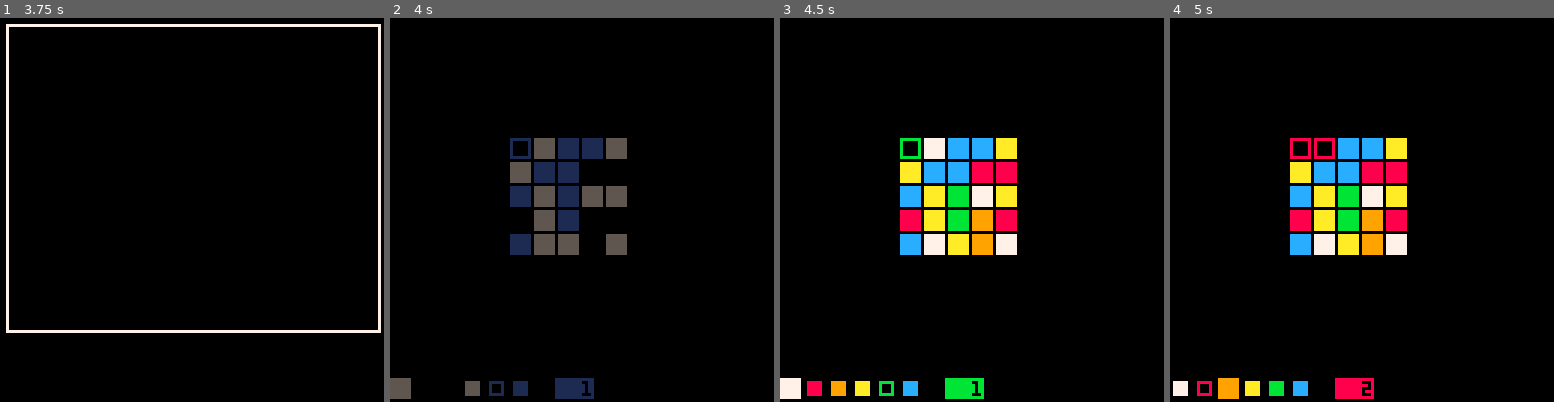
Above: before the commit, frames 1-4 (left to right).
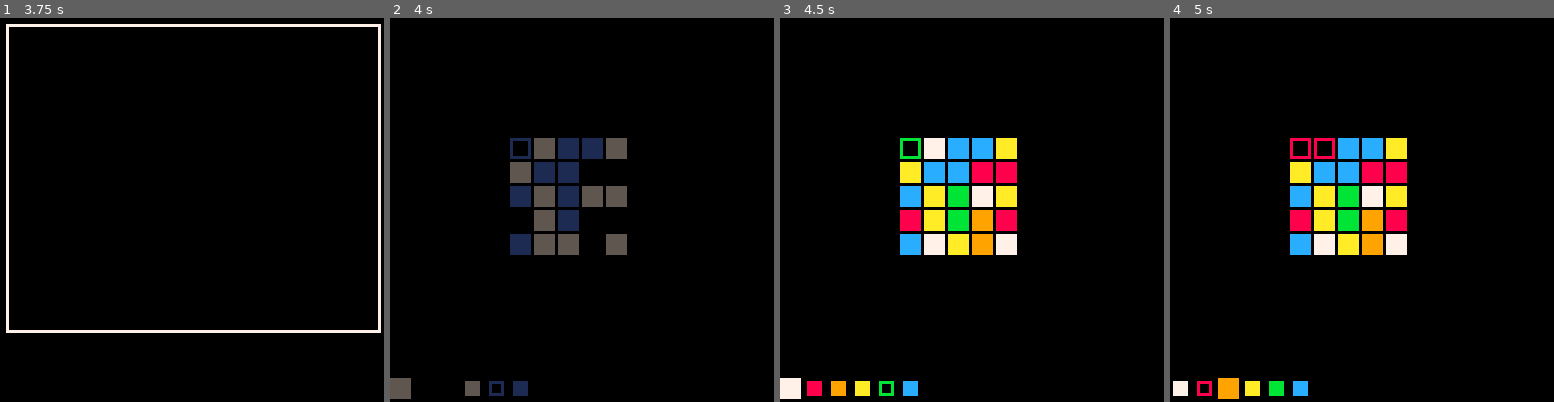
Above: after the commit, the same moments.

Repository: klen/square-wars
Game: PICO-8 cartridge main.p8
The game is run twice, just before and just after one commit, with the same random seed, the same clock (stepped at 60 frames per second) and the same inputs.
Inputs:
- Up to frame 1 (3.75 s): tap X (X key) at 0.33, 1.07, 1.85, 2.97 s; tap O (Z key) at 0.7, 1.7, 2.1, 2.5, 2.9, 3.3, 3.7 s; hold Right 1.6-2.1 s; hold Up 2.15-2.42 s; hold Right 2.47-3.03 s; hold Left 3.08-3.58 s; hold Down from 3.63 s (still down)
- Up to frame 2 (4 s): release Down at 3.97 s
- Up to frame 3 (4.5 s): hold Right from 4.02 s (still down); tap X (X key) at 4.08 s; tap O (Z key) at 4.1 s
- Up to frame 4 (5 s): tap O (Z key) at 4.5, 4.9 s; release Right at 4.68 s; hold Up from 4.73 s (still down)

Frame 1 is identical in both runs. In frame 2, 0.5% of the frame differs, in the area x 42-54%, y 93-100%; in frame 3, 0.5%; in frame 4, 0.5%.

Commit message:
feat: rebuild levels 🏉

Diff:
--- a/src/data.p8.lua
+++ b/src/data.p8.lua
@@ -22,9 +22,13 @@
   load_table_str "n=qualification,s=12,cpu=1/1", -- 3
   load_table_str "n=exam,s=15,cpu=1/1/1,u=practice,un=practice mode", -- 4
   load_table_str "n=infiltration,s=20,a=2,cpu=1,u=arena,un=arena 1", -- 5
-  load_table_str "n=brothers,s=20,a=3,cpu=1,u=arena,un=arena 2", -- 6
-  load_table_str "n=the mirror,s=20,a=4,cpu=2,u=arena,un=arena 3", -- 7
+
+  load_table_str "n=snow's trial,s=20,a=4,cpu=2,u=power,un=power of snow,uv=1,w=1", -- 6
+  load_table_str "n=brothers,s=20,a=3,cpu=1,u=arena,un=arena 2,w=1", -- 6
+
+  load_table_str "n=fire's challenge,s=20,a=4,cpu=2,u=arena,un=arena 3,w=3", -- 7
   load_table_str "n=the crystal,s=20,a=5,cpu=1/2,u=arena,un=arena 4", -- 8
+
   load_table_str "n=labyrinth,s=20,a=6,cpu=2/2,u=arena,un=arena 5", -- 9
   load_table_str "n=cage,s=20,a=7,cpu=1/2/2,u=arena,un=arena 6", -- 10
   load_table_str "n=lines,s=20,a=8,cpu=2/2/2,u=arena,un=arena 7", -- 11
@@ -33,15 +37,29 @@
 briefs = {
   "welcome, initiate.\n\n\nprove your readiness\n\n\nfill the board with\n\na single color.",
   "the field awakens.\n\n\na simple adversary\n\nstands in your way.\n\n\ngrab the board.",
-  "two observers enter.\n\n\nare you ready\n\nto demonstrate your worth?",
+  "two observers enter.\n\n\nare you ready\n\nto demonstrate your worth?", --3
   "three shadows converge.\n\n\nshow your resolve\n\nor be forgotten.",
+
   "a lone sentinel\n\n\nguards this vast domain.\n\n\ndisrupt the silence.",
-  "two strongholds oppose you.\n\n\ndivide and conquer.",
+  "you ready.\n\n\nmaster of snow awaits.\n\n\nthe field grows cold\n\nconquer the frost.",
+
+  "two strongholds oppose you.\n\n\ndivide and conquer.\n\npower of snow with you.",
+  "master of fire stands ready.\n\nthe heat intensifies\n\nthe brave will endure.",
+
   "a reflection of your skill.\n\n\nbalance is the key.",
   "two adversaries\n\n\nguard the heart.\n\n\napproach with caution.",
+  "master of desert emerges. the sands shift—only those who adapt will survive.",
+
   "the paths twist and narrow.\n\n\nmove swiftly, or be lost.",
+  "master of sun stands tall.\n\n\nthe light is blinding—prove\n\nyour worth in the glare.",
+
   "three join.\n\n\nnavigate the chaos\n\nto claim victory.",
-  "the final gauntlet.\n\n\nfour foes align to test you.",
+  "master of woods appears.\n\n\nthe field thickens—only\n\nthe cunning will prevail.",
+
+  "barriers divide the field.\n\n\nfind your path\n\namidst the obstruction.",
+  "master of storm approaches.\n\n\nthe winds howl—only\n\nthe steadfast will endure.",
+
+  "the final test awaits. all forces align against you. prove you are the master.",
 }
 
 -- Final Trial: "The end draws near, but secrets linger. Only the chosen will unlock the truth."
--- a/src/init.p8.lua
+++ b/src/init.p8.lua
@@ -1,6 +1,6 @@
 cartdata "horneds-sw"
 cdata =
-  load_table_str "done=0,palette=1,mission=2,place=3,practice=4,arena=5,score=6,time=7,mute=8,mscores=10,ascores=50"
+  load_table_str "done=0,palette=1,mission=2,place=3,practice=4,arena=5,score=6,time=7,mute=8,power=9,mscores=10,ascores=50"
 
 function init()
   init_palette(function()
--- a/src/screens/debug.p8.lua
+++ b/src/screens/debug.p8.lua
@@ -7,7 +7,7 @@
     {
       name = "toggle mode: 1",
       callback = function(self, dir)
-        mode = (mode - 1 + dir) % 4 + 1
+        mode = (mode - 1 + dir) % 5 + 1
         self.name = "toggle mode: " .. mode
       end,
     }, {
@@ -16,7 +16,7 @@
       c = 1,
     }
 
-  local m4 = Menu:new({ offset = 0 }, {
+  local ms = Menu:new({ offset = 0 }, {
     toggle,
     sep,
     {
@@ -77,7 +77,7 @@
     },
   })
 
-  local m1 = Menu:new({
+  local mc = Menu:new({
     offset = 0,
   }, {
     toggle,
@@ -87,9 +87,9 @@
       callback = function(self, dir)
         dset(cdata.mission, (dget(cdata.mission) - 1 + dir) % #missions + 1)
         self.name = "campaign - mission: " .. dget(cdata.mission)
-        m4.options[4].name = "screen - brief " .. dget(cdata.mission)
-        m4.options[5].name = "screen - mission " .. dget(cdata.mission)
-        m4.options[6].name = "screen - results " .. dget(cdata.mission)
+        ms.options[4].name = "screen - brief " .. dget(cdata.mission)
+        ms.options[5].name = "screen - mission " .. dget(cdata.mission)
+        ms.options[6].name = "screen - results " .. dget(cdata.mission)
       end,
     },
     {
@@ -152,9 +152,9 @@
     },
   })
 
-  local m2opts = { toggle, sep }
+  local mmopts = { toggle, sep }
   for idx = 1, #missions do
-    add(m2opts, {
+    add(mmopts, {
       name = "score - m" .. idx .. ": " .. dget(cdata.mscores + idx - 1),
       callback = function(self, dir)
         dset(cdata.mscores + idx - 1, dget(cdata.mscores + idx - 1) + dir)
@@ -162,11 +162,11 @@
       end,
     })
   end
-  local m2 = Menu:new({ offset = 0 }, m2opts)
-
-  local m3opts = { toggle, sep }
+  local mm = Menu:new({ offset = 0 }, mmopts)
+
+  local maopts = { toggle, sep }
   for idx = 1, #arenas do
-    add(m3opts, {
+    add(maopts, {
       name = "score - a" .. idx .. ": " .. dget(cdata.ascores + idx - 1),
       callback = function(self, dir)
         dset(cdata.ascores + idx - 1, dget(cdata.ascores + idx - 1) + dir)
@@ -174,9 +174,63 @@
       end,
     })
   end
-  local m3 = Menu:new({ offset = 0 }, m3opts)
-
-  local menus = { m1, m2, m3, m4 }
+  local ma = Menu:new({ offset = 0 }, maopts)
+
+  local power = dget(cdata.power)
+  local mp = Menu:new({ offset = 0 }, {
+    toggle,
+    sep,
+    {
+      name = "power - snow: " .. (power & 1),
+      callback = function(self, dir)
+        power = invert(power, 1)
+        dset(cdata.power, power)
+        self.name = "power - snow: " .. (power & 1)
+      end,
+    },
+    {
+      name = "power - fire: " .. (power & 2),
+      callback = function(self, dir)
+        power = invert(power, 2)
+        dset(cdata.power, power)
+        self.name = "power - fire: " .. (power & 2)
+      end,
+    },
+    {
+      name = "power - desert: " .. (power & 4),
+      callback = function(self, dir)
+        power = invert(power, 4)
+        dset(cdata.power, power)
+        self.name = "power - desert: " .. (power & 4)
+      end,
+    },
+    {
+      name = "power - sun: " .. (power & 8),
+      callback = function(self, dir)
+        power = invert(power, 8)
+        dset(cdata.power, power)
+        self.name = "power - sun: " .. (power & 8)
+      end,
+    },
+    {
+      name = "power - woods: " .. (power & 16),
+      callback = function(self, dir)
+        power = invert(power, 16)
+        dset(cdata.power, power)
+        self.name = "power - woods: " .. (power & 16)
+      end,
+    },
+    {
+      name = "power - storm: " .. (power & 32),
+      callback = function(self, dir)
+        power = invert(power, 32)
+        dset(cdata.power, power)
+        self.name = "power - storm: " .. (power & 32)
+      end,
+    },
+  })
+
+  local menus = { mc, mp, mm, ma, ms }
 
   scene = {
     art(cls),
@@ -194,3 +248,11 @@
 end
 
 menuitem(3, "debug", show_debug)
+
+function invert(var, b)
+  if var & b == 0 then
+    return var | b
+  else
+    return var & ~b
+  end
+end
--- a/src/screens/mission.p8.lua
+++ b/src/screens/mission.p8.lua
@@ -1,4 +1,4 @@
-function show_mission(mission, arena, size, human, bots)
+function show_mission(mission, arena, size, human, bots, powers)
   sfx(0)
   cls()
   freeze_update(31, Fade:new { reverse = true })
@@ -8,13 +8,24 @@
     if not mdata then
       return show_start()
     end
-    size, arena, bots = mdata.s, mdata.a, split(mdata.cpu, "/")
+    size, arena, bots, powers = mdata.s, mdata.a, split(mdata.cpu, "/"), mdata.w
   end
 
   local f = Field:new { size = size, arena = arena }
-  local w = size == 20 and Power:new {} or nil
-  local j =
-    Judge:new { bots = bots, human = human, field = f, mission = mission, arena = arena, power = w }
+  local w = powers
+      and Power:new {
+        powers = { powers & 1, powers & 2, powers & 4, powers & 8, powers & 16, powers & 32 },
+      }
+    or nil
+  local j = Judge:new {
+    bots = bots,
+    human = human,
+    arena = arena,
+    mission = mission,
+    field = f,
+    power = w,
+    powers = dget(cdata.power),
+  }
 
   scene = {
     art(cls),
--- a/src/screens/results.p8.lua
+++ b/src/screens/results.p8.lua
@@ -26,9 +26,9 @@
       dset(cdata.score, dget(cdata.score) + players[place].s)
 
       local mdata = missions[num]
-      local unlock = mdata.u
+      local unlock, unlock_value = mdata.u, mdata.uv
       if unlock then
-        dset(cdata[unlock], dget(cdata[unlock]) + 1)
+        dset(cdata[unlock], unlock_value and unlock_value or (dget(cdata[unlock]) + 1))
       end
 
       scene = {
--- a/src/ui/controls.p8.lua
+++ b/src/ui/controls.p8.lua
@@ -26,16 +26,15 @@
       end
       local bot = ai[p.cpu]
       self:move(bot(targets))
+
     else
       local btn = getbtn(judge.active - 1)
-      if btn < 0 then
-        return
-      end
+      if btn < 0 then return end
       if btn < 4 then
         local d = dir[btn + 1]
         self.scolor = judge:move_color(self.scolor, function(c)
           return (c + d - 1) % #colors + 1
-        end)
+        end, p.w)
         beep()
       else
         sfx(63)
@@ -45,20 +44,18 @@
   end,
 
   draw = function(_ENV)
+    local p = judge:get_active()
+
     for idx = 1, #colors do
       local c, s = colors[idx], idx * 8 - 8
+
       if idx == scolor then
         rectfill(s, 120, s + 6, 126, c)
-      elseif judge:color_available(idx) then
+      elseif judge:color_available(idx, p.w) then
         rectfill(s + 1, 121, s + 5, 125, c)
       else
         rect(s + 1, 121, s + 5, 125, c)
       end
-    end
-    local w, active = 51, judge.active
-    for p in all(judge.players) do
-      local n, c, t = p.n, colors[p.c], tostr(#p.t)
-      w = print((n == active and inv or "") .. pspace(t, 3) .. t, w + 5, 121, c)
     end
   end,
 
@@ -68,7 +65,7 @@
     if power do power:move(c) end
     scolor = judge:move_color(p.c, function(c)
       return (c % #colors) + 1
-    end)
+    end, p.w)
     freeze_update(5 + rnd(10))
   end,
 }
--- a/src/ui/judge.p8.lua
+++ b/src/ui/judge.p8.lua
@@ -7,6 +7,7 @@
   mission = 0,
   human = 1,
   bots = nil,
+  powers = 63,
 
   -- @param power Power
   power = nil,
@@ -19,14 +20,14 @@
     local self, pos = _ENV, { 1, size * size, size, (size * size) - size + 1 }
     players, tiles = {}, field.tiles
 
-    local init_player = function(pn, cpu)
-      printh("init player " .. pn .. " cpu " .. tostr(cpu))
+    local init_player = function(pn, cpu, w)
       local pt = tiles[pos[pn]]
       pt.p = pn
       pt.c = self:move_color(rndcolor(), rndcolor)
       add(players, {
         n = pn,
         s = 0,
+        w = w,
         c = pt.c,
         t = { pt },
         cpu = cpu,
@@ -35,16 +36,11 @@
 
     -- init players
     for pn = 1, human do
-      init_player(pn, false)
+      init_player(pn, false, powers)
     end
 
     for b in all(bots) do
-      init_player(#players + 1, b)
-    end
-
-    printh("--- players " .. #players)
-    for p in all(players) do
-      printh("player " .. p.n .. " cpu " .. (p.cpu and p.cpu or "-"))
+      init_player(#players + 1, b, 63)
     end
 
     -- fix positions
@@ -55,6 +51,7 @@
       end
     end
   end,
+
   update = function(_ENV)
     for t in all(tiles) do
       if t.p == 0 then
@@ -101,18 +98,22 @@
       }
     )
   end,
-  color_available = function(self, c)
-    for p in all(self.players) do
+  color_available = function(_ENV, c, w)
+    for p in all(players) do
       if p.c == c then
         return false
       end
     end
+    if w and power and power:active(c) then
+      return 2 ^ (c - 1) & w > 0
+    end
     return true
   end,
-  move_color = function(self, c, fn)
+
+  move_color = function(self, c, fn, w)
     repeat
       c = fn(c)
-    until self:color_available(c)
+    until self:color_available(c, w)
     return c
   end,
   get_active = function(_ENV)
@@ -121,8 +122,6 @@
   move = function(_ENV, c)
     local p = players[active]
     local tiles, pwr = p.t, power and power.levels[c] == 3
-
-    printh("move player " .. p.n .. " color " .. p.c .. " power " .. tostr(pwr))
 
     p.c = c
     moves += 1
--- a/src/ui/power.p8.lua
+++ b/src/ui/power.p8.lua
@@ -1,21 +1,31 @@
 Power = Entity:create {
+  level = 3,
+  powers = { 1, 1, 1, 1, 1, 1 },
   init = function(_ENV)
     levels = { 0, 0, 0, 0, 0, 0 }
   end,
 
   draw = function(_ENV)
     for c = 1, #colors do
-      local cy, v, cc = c * 20, levels[c], colors[c]
+      if powers[c] ~= 0 then
+        local cy, v, cc = c * 20, levels[c], colors[c]
 
-      rect(121, cy - 20, 127, cy - 2, v == 3 and cc or 1)
+        rect(121, cy - 20, 127, cy - 2, v == 3 and cc or 1)
 
-      for idx = 1, levels[c] do
-        rectfill(123, cy - idx * 5 - 2, 125, cy - idx * 5, cc)
+        for idx = 1, levels[c] do
+          rectfill(123, cy - idx * 5 - 2, 125, cy - idx * 5, cc)
+        end
       end
     end
   end,
 
   move = function(_ENV, c)
-    levels[c] = (levels[c] + 1) % 4
+    if powers[c] ~= 0 then
+      levels[c] = (levels[c] + 1) % (level + 1)
+    end
+  end,
+
+  active = function(_ENV, c)
+    return levels[c] == level
   end,
 }
--- a/src/ui/report.p8.lua
+++ b/src/ui/report.p8.lua
@@ -12,7 +12,7 @@
         smode = " (" .. mode .. num .. " top)"
       end
     end
-    report ..= place .. "st " .. prefix .. p.n .. " score: " .. pspace(score, 6) .. score .. smode .. "\n"
+    report ..= place .. "st " .. prefix .. p.n .. " score: " .. pspace(score, 5) .. score .. smode .. "\n"
   end
 
   moves = tostr(moves)
